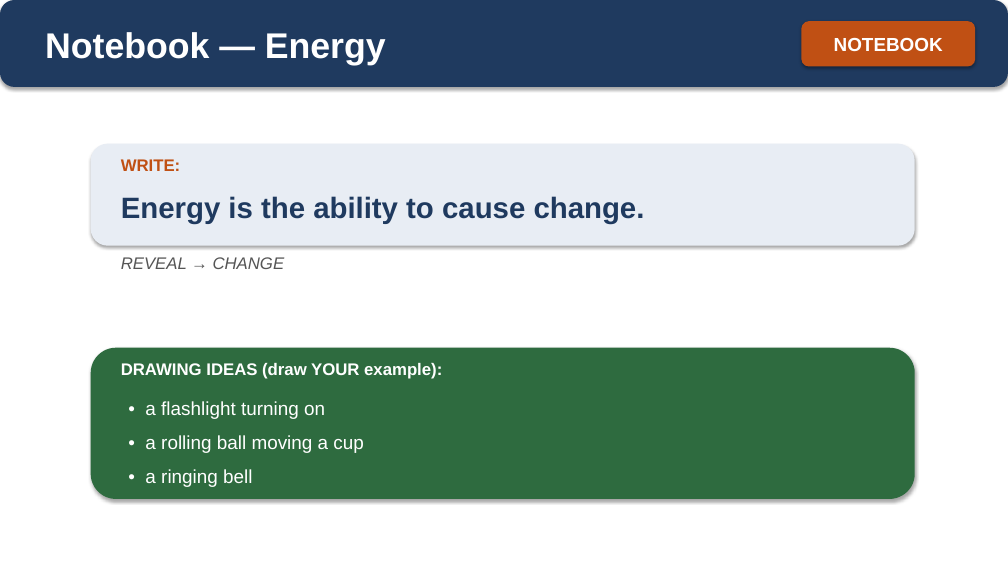
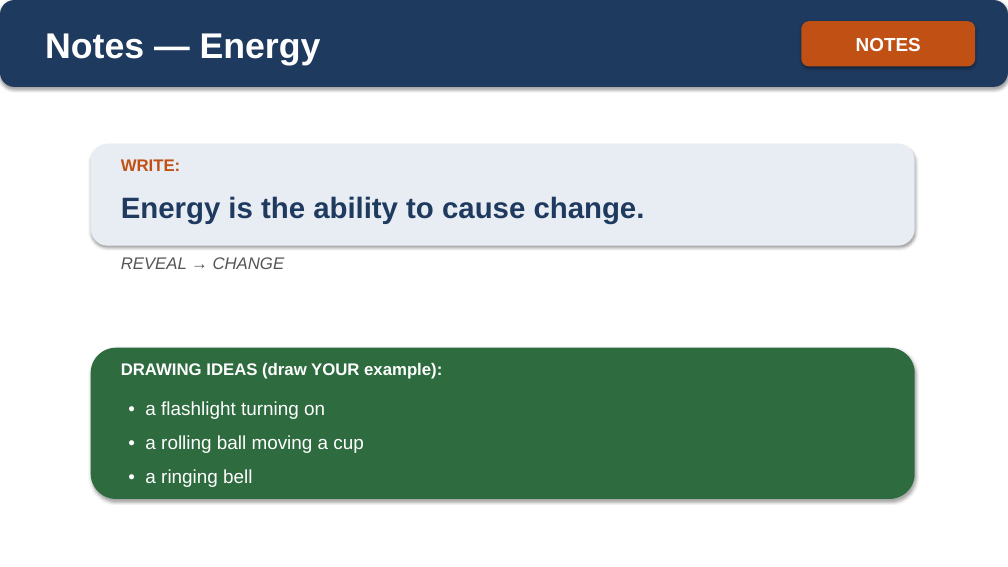
Before and after one commit to owenreagan-cyber/grade-4-energy-transfer-transformation, a slide deck: slide 7 of production/slides/01-ch1-energy-causes-change-slides.pptx. Drawn at 1008x567 pixels with LibreOffice and Linux fonts; fonts in the diff are those of the drawing. Boxes give left, top, right and bottom in pixels: in the first picture for what was removed or moved away, otherwise in the second. Text is boxed around its words. In the diff, an @@ line names an element or a change of style, - is before the commit and + after.

```diff
--- a/production/slides/01-ch1-energy-causes-change-slides.pptx
+++ b/production/slides/01-ch1-energy-causes-change-slides.pptx
@@ text at (45, 33, 321, 65): text changed @@
-Notebook — Energy
+Notes — Energy
@@ text in rounded rectangle at (856, 37, 921, 51): text changed @@
-NOTEBOOK
+NOTES
```
Also in this commit, not shown: 2 other slides changed, 7 other files.
